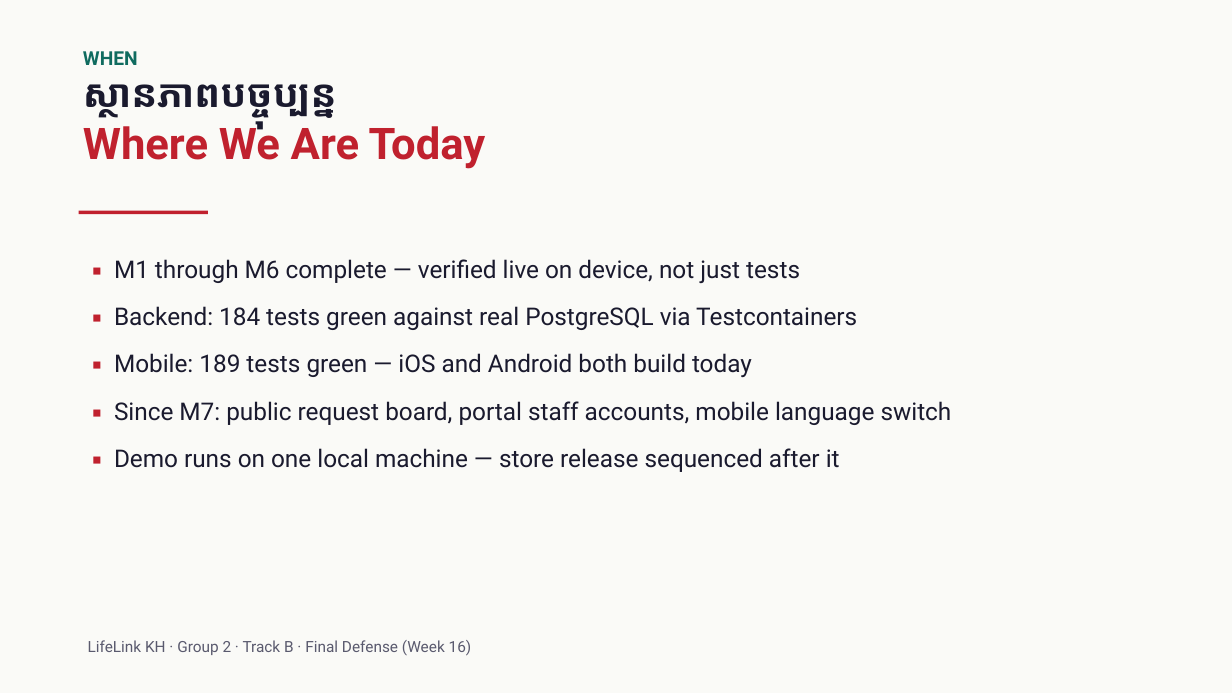
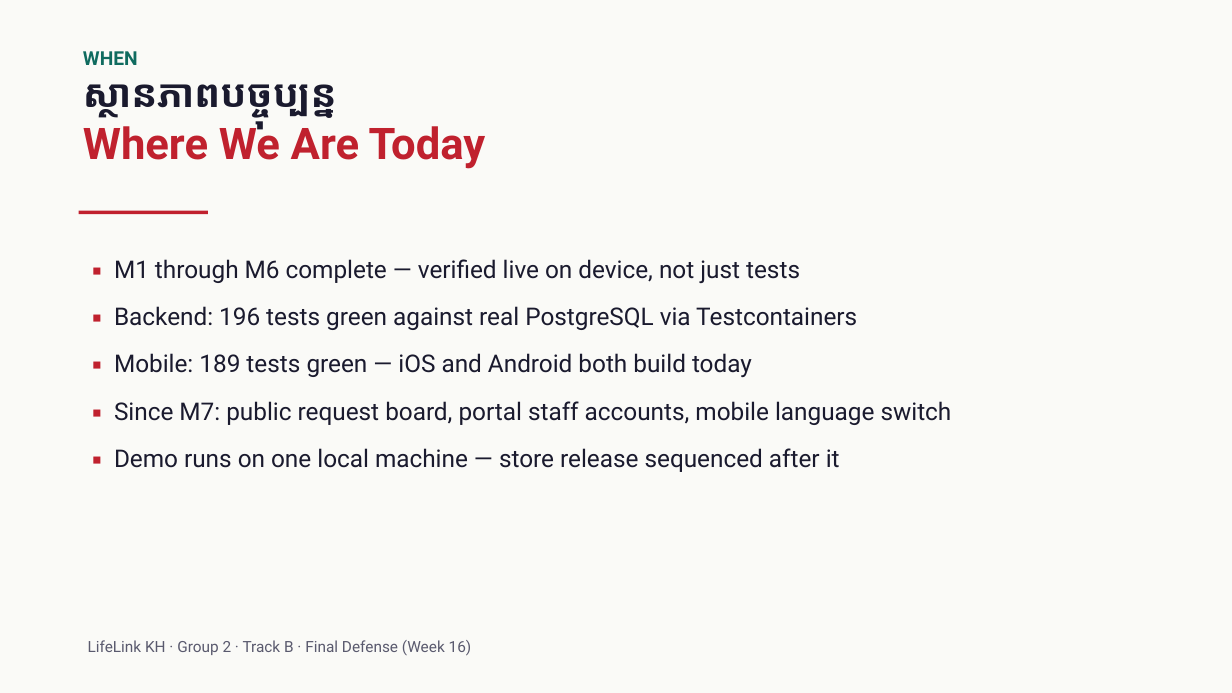
Before and after one commit to NemSothea/LifeLinkKh, a slide deck: slide 12 of docs/po/presentations/LifeLinkKH-v2.pptx. Drawn at 1232x693 pixels with LibreOffice and Linux fonts; fonts in the diff are those of the drawing. Boxes give left, top, right and bottom in pixels: in the first picture for what was removed or moved away, otherwise in the second. Text is boxed around its words. In the diff, an @@ line names an element or a change of style, - is before the commit and + after.

```diff
--- a/docs/po/presentations/LifeLinkKH-v2.pptx
+++ b/docs/po/presentations/LifeLinkKH-v2.pptx
@@ text at (x1=114, y1=306, x2=857, y2=330): text changed @@
-▪ Backend: 184 tests green against real PostgreSQL via Testcontainers
+▪ Backend: 196 tests green against real PostgreSQL via Testcontainers
```
Also in this commit, not shown: 1 other slide changed, 1 other file.
